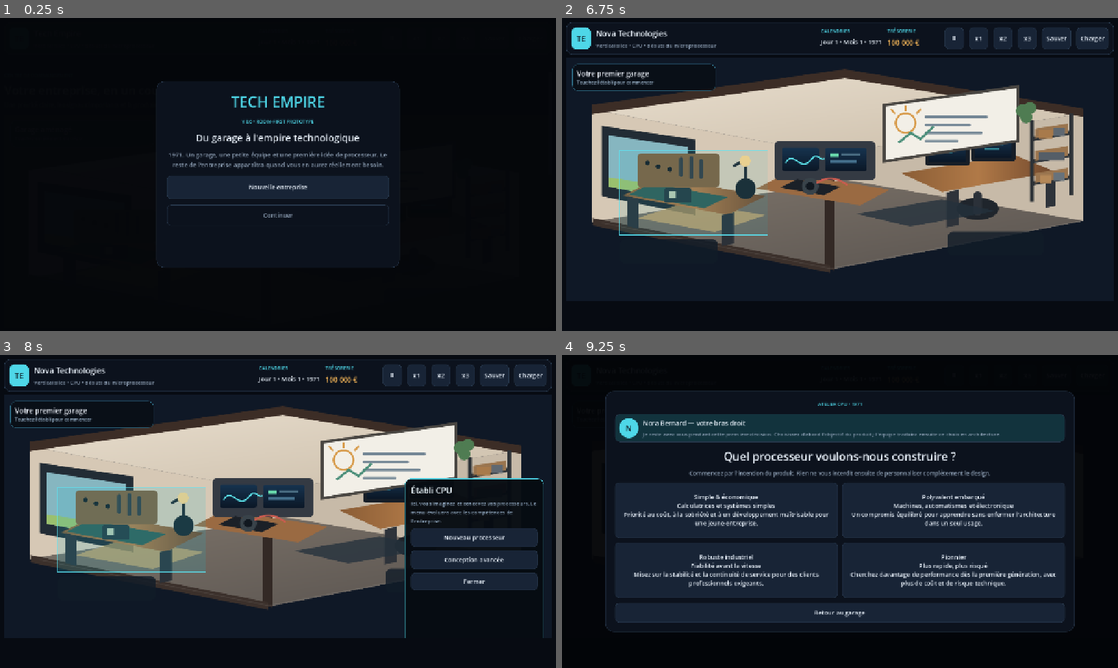
Above: before the commit, frames 1-4 (two rows, left to right).
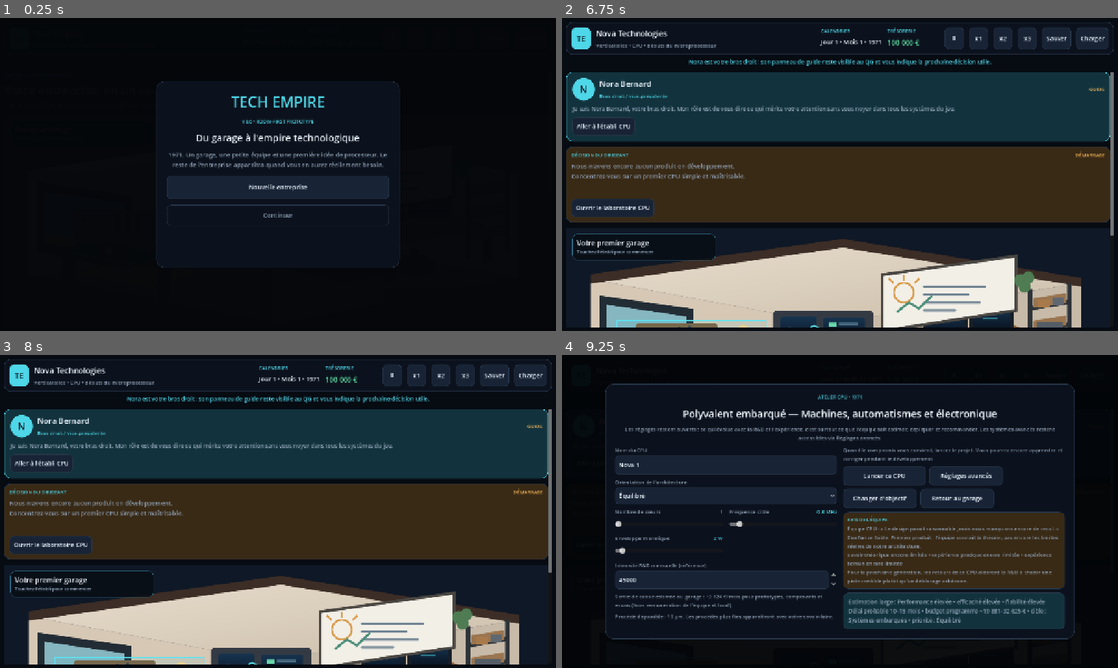
Above: after the commit, the same moments.

Repository: vadorus/addonhardwaregame2d
Game: Godot game, scene res://main.tscn
Two runs of this game, one before a commit and one after it. Both use one fixed random seed, a clock stepped at 60 frames per second and the inputs below.
Inputs (mouse positions are in pixels of both pictures, inside the frame that each line leads up to):
- Up to frame 1 (0.25 s): no input
- Up to frame 2 (6.75 s): click "Nouvelle entreprise" at 0.5 s; click "Ⅱ" at 1.25 s; click "x1" at 2 s; click "x2" at 2.75 s; click "x3" at 3.5 s; click "Sauver" at 4.25 s; click "Charger" at 5 s; click (689, 249) at 5.77 s; click (828, 230) at 6.52 s
- Up to frame 3 (8 s): click (133, 530) at 7.27 s
- Up to frame 4 (9.25 s): click "Sauver" (after the commit: "Aller à l'établi CPU") at 8 s; click (1034, 536) at 8.75 s, where only the run before the commit has a clickable "Nouveau processeur"

The runs differ from the first frame. In frame 2, 71% of the frame differs, in the area x 0-100%, y 6-99%; in frame 3, 71%; in frame 4, 39%.

Commit message:
v0.7: make room-first flow non-blocking

Diff:
--- a/main.gd
+++ b/main.gd
@@ -32,6 +32,7 @@
 var month_layer: Control
 var month_panel: PanelContainer
 var month_report_label: Label
+var month_ticker_timer: Timer
 var game_over_layer: Control
 var game_over_panel: PanelContainer
 var game_over_label: Label
@@ -264,6 +265,14 @@
 	status_label.custom_minimum_size.y = 24
 	status_label.add_theme_color_override("font_color", APP_CYAN)
 	root_box.add_child(status_label)
+	month_ticker_timer = Timer.new()
+	month_ticker_timer.one_shot = true
+	month_ticker_timer.wait_time = 3.0
+	month_ticker_timer.timeout.connect(func():
+		if status_label != null and status_label.text.begins_with("Bilan "):
+			status_label.text = ""
+	)
+	add_child(month_ticker_timer)
 
 	tabs = TabContainer.new()
 	tabs.tabs_visible = false
@@ -1388,7 +1397,9 @@
 	if nav_panel != null:
 		nav_panel.visible = CompanyManager.created and tabs.current_tab != 0
 	if status_label != null:
-		status_label.visible = not CompanyManager.created or tabs.current_tab != 0
+		# V0.7: the room-first QG keeps one thin status line so Nora/blocking
+		# decisions and non-blocking monthly tickers remain visible.
+		status_label.visible = true
 	for i in range(nav_buttons.size()):
 		var button := nav_buttons[i]
 		var visible := true
@@ -1647,11 +1658,26 @@
 	status_label.text=("✓ " if ok else "⚠ ")+message
 
 func _on_month_closed(report: Dictionary):
-	TimeManager.time_scale=0.0
-	var inc_lines:=_breakdown(report.income_breakdown)
-	var exp_lines:=_breakdown(report.expense_breakdown)
-	month_report_label.text="Mois %d / %d\n\nRevenus : %s €\n%s\n\nDépenses : %s €\n%s\n\nRésultat : %s €\nTrésorerie : %s €" % [int(report.month),int(report.year),_money(int(report.income)),inc_lines,_money(int(report.expenses)),exp_lines,_money(int(report.result)),_money(int(report.money))]
-	month_layer.visible=true
+	# V0.7: a month is information, not a decision. Never pause just to show
+	# accounting. Preserve x1/x2/x3 unless a real blocking decision appeared.
+	month_layer.visible = false
+	var blocker := _blocking_company_decision()
+	if not blocker.is_empty():
+		TimeManager.time_scale = 0.0
+		_show_tab(0)
+		status_label.text = str(blocker.get("message", "Une décision importante attend votre choix."))
+	else:
+		var result := int(report.get("result", 0))
+		var result_prefix := "+" if result >= 0 else ""
+		status_label.text = "Bilan M%d/%d • %s%s € • trésorerie %s €" % [
+			int(report.get("month", TimeManager.month)),
+			int(report.get("year", TimeManager.year)),
+			result_prefix,
+			_money(result),
+			_money(int(report.get("money", Economy.money)))
+		]
+		if month_ticker_timer != null:
+			month_ticker_timer.start()
 	_refresh_all()
 
 func _breakdown(data: Dictionary) -> String:
@@ -1707,7 +1733,7 @@
 		status_label.text = str(blocker.get("message", "Une décision importante attend votre choix."))
 		_refresh_all()
 		return
-	TimeManager.time_scale=1.0
+	# Legacy close path: keep the speed selected by the player.
 
 func _on_game_over(reason: String, report: Dictionary):
 	TimeManager.time_scale = 0.0
@@ -1728,14 +1754,15 @@
 	status_label.text = ""
 
 func _refresh_top():
-	company_label.text=CompanyManager.company_name if CompanyManager.created else "Tech Empire"
-	money_label.text="%s €" % _money(Economy.money)
+	company_label.text = CompanyManager.company_name if CompanyManager.created else "Tech Empire"
+	var runway := BalanceManager.starting_runway_months()
+	if CompanyManager.created:
+		runway = float(ExecutiveManager.financial_advice().get("runway_months", runway))
+	money_label.text = "%s € • %.0f mois" % [_money(Economy.money), runway]
 	var cash_color := APP_GREEN
-	if Economy.money <= 0:
+	if Economy.money <= 0 or runway < 3.0:
 		cash_color = APP_RED
-	elif Economy.money < 75000:
-		cash_color = APP_RED
-	elif Economy.money < 175000:
+	elif runway < 12.0:
 		cash_color = APP_AMBER
 	money_label.add_theme_color_override("font_color", cash_color)
 
--- a/tests/scenarios/NewPlayerEntryScenario.gd
+++ b/tests/scenarios/NewPlayerEntryScenario.gd
@@ -62,10 +62,21 @@
 	var heading: Control = dashboard.get("dashboard_heading")
 	var management_grid: GridContainer = dashboard.get("dashboard_grid")
 	var garage: Control = dashboard.get("dashboard_garage")
+	var nora_guide: Control = dashboard.get("dashboard_nora_guide")
+	var priority_card: Control = dashboard.get("dashboard_priority_card")
+	var status_line: Label = game.get("status_label")
 	if heading == null or heading.visible or management_grid == null or management_grid.visible:
 		game.queue_free()
 		_restore(snapshot)
 		return "V0.5 entry: management dashboard still surrounds the opening garage"
+	if nora_guide == null or not nora_guide.visible or priority_card == null or not priority_card.visible:
+		game.queue_free()
+		_restore(snapshot)
+		return "V0.7 room-first entry does not expose Nora and the next CEO decision"
+	if status_line == null or not status_line.visible:
+		game.queue_free()
+		_restore(snapshot)
+		return "V0.7 room-first entry hides the thin status line"
 	if garage == null or int(garage.call("visible_zone_count")) != 1:
 		game.queue_free()
 		_restore(snapshot)
@@ -124,6 +135,28 @@
 		game.queue_free()
 		_restore(snapshot)
 		return "V0.5 entry: simulation did not start when the first CPU entered development"
+
+	# V0.7: a normal month-end is a ticker, not a forced modal/pause.
+	TimeManager.time_scale = 2.0
+	game.call("_on_month_closed", {
+		"month":1,
+		"year":1971,
+		"income":0,
+		"expenses":4200,
+		"result":-4200,
+		"money":Economy.money,
+		"income_breakdown":{},
+		"expense_breakdown":{"Tests":4200}
+	})
+	var month_layer: Control = game.get("month_layer")
+	if TimeManager.time_scale != 2.0 or month_layer == null or month_layer.visible:
+		game.queue_free()
+		_restore(snapshot)
+		return "V0.7 month-end interrupted the selected speed or reopened the monthly modal"
+	if not status_line.text.begins_with("Bilan "):
+		game.queue_free()
+		_restore(snapshot)
+		return "V0.7 month-end did not expose the non-blocking ticker"
 
 	if nav_panel.visible:
 		game.queue_free()
--- a/ui/components/NoraGuidePanel.gd
+++ b/ui/components/NoraGuidePanel.gd
@@ -10,6 +10,9 @@
 var _team_label: Label
 var _action_button: Button
 var _team_button: Button
+var _objective_card: Control
+var _team_card: Control
+var _compact := false
 var _target_tab := 0
 var _target_context := ""
 
@@ -55,25 +58,25 @@
 	_message_label.autowrap_mode = TextServer.AUTOWRAP_WORD_SMART
 	root.add_child(_message_label)
 
-	var objective_card := UI.card(UI.APP_PANEL_ALT, 10, 10)
+	_objective_card = UI.card(UI.APP_PANEL_ALT, 10, 10)
 	var objective_box := VBoxContainer.new()
 	objective_box.add_theme_constant_override("separation", 4)
-	objective_card.add_child(objective_box)
+	_objective_card.add_child(objective_box)
 	objective_box.add_child(UI.eyebrow("OBJECTIF ACTUEL"))
 	_objective_label = UI.label("", 14)
 	_objective_label.autowrap_mode = TextServer.AUTOWRAP_WORD_SMART
 	objective_box.add_child(_objective_label)
-	root.add_child(objective_card)
-
-	var team_card := UI.card(UI.APP_PANEL, 10, 10)
+	root.add_child(_objective_card)
+
+	_team_card = UI.card(UI.APP_PANEL, 10, 10)
 	var team_box := VBoxContainer.new()
 	team_box.add_theme_constant_override("separation", 4)
-	team_card.add_child(team_box)
+	_team_card.add_child(team_box)
 	team_box.add_child(UI.eyebrow("QUI TRAVAILLE SUR LE CPU ?"))
 	_team_label = UI.muted_label("", 12)
 	_team_label.autowrap_mode = TextServer.AUTOWRAP_WORD_SMART
 	team_box.add_child(_team_label)
-	root.add_child(team_card)
+	root.add_child(_team_card)
 
 	var actions := HFlowContainer.new()
 	actions.add_theme_constant_override("h_separation", 8)
@@ -92,6 +95,15 @@
 	actions.add_child(_team_button)
 
 	refresh()
+
+func set_compact(compact: bool) -> void:
+	_compact = compact
+	if _objective_card != null:
+		_objective_card.visible = not compact
+	if _team_card != null:
+		_team_card.visible = not compact
+	if _team_button != null:
+		_team_button.visible = not compact and ExecutiveManager.is_interface_feature_unlocked("TEAM")
 
 func refresh() -> void:
 	if _message_label == null:
@@ -107,7 +119,7 @@
 		team_score,
 		confidence
 	]
-	_team_button.visible = ExecutiveManager.is_interface_feature_unlocked("TEAM")
+	_team_button.visible = not _compact and ExecutiveManager.is_interface_feature_unlocked("TEAM")
 
 	var active_project := _active_project()
 	var active_job := _active_production_job()
--- a/ui/screens/DashboardScreen.gd
+++ b/ui/screens/DashboardScreen.gd
@@ -140,6 +140,9 @@
 	dashboard_priority_defer.visible = false
 	dashboard_priority_defer.pressed.connect(_dashboard_priority_defer_pressed)
 	priority_actions.add_child(dashboard_priority_defer)
+	# V0.7 room-first: Nora + the next CEO decision sit above the room,
+	# like a lightweight HUD rather than a hidden management dashboard.
+	box.move_child(dashboard_priority_card, 2)
 
 	dashboard_grid = GridContainer.new()
 	dashboard_grid.columns = 2
@@ -218,7 +221,7 @@
 	var avatar := PanelContainer.new()
 	avatar.custom_minimum_size = Vector2(46, 46)
 	avatar.add_theme_stylebox_override("panel", UI.stylebox(UI.APP_AMBER_DARK, 12, 0, UI.APP_AMBER_DARK, 0))
-	var avatar_label := UI.label("CD", 15)
+	var avatar_label := UI.label("N", 15)
 	avatar_label.horizontal_alignment = HORIZONTAL_ALIGNMENT_CENTER
 	avatar_label.vertical_alignment = VERTICAL_ALIGNMENT_CENTER
 	avatar_label.add_theme_color_override("font_color", UI.APP_AMBER)
@@ -433,13 +436,17 @@
 	var garage_intro := CompanyManager.created and ResearchManager.projects.is_empty()
 	var room_first := CompanyManager.created
 	if dashboard_nora_guide != null:
-		dashboard_nora_guide.visible = false
+		dashboard_nora_guide.visible = room_first
+		if dashboard_nora_guide.has_method("set_compact"):
+			dashboard_nora_guide.call("set_compact", room_first)
+		if dashboard_nora_guide.has_method("refresh"):
+			dashboard_nora_guide.call("refresh")
 	if dashboard_heading != null:
 		dashboard_heading.visible = not room_first
 	if dashboard_garage_header != null:
 		dashboard_garage_header.visible = false
 	if dashboard_priority_card != null:
-		dashboard_priority_card.visible = not room_first
+		dashboard_priority_card.visible = room_first
 	if dashboard_grid != null:
 		dashboard_grid.visible = not room_first
 	if dashboard_stats_grid != null:
